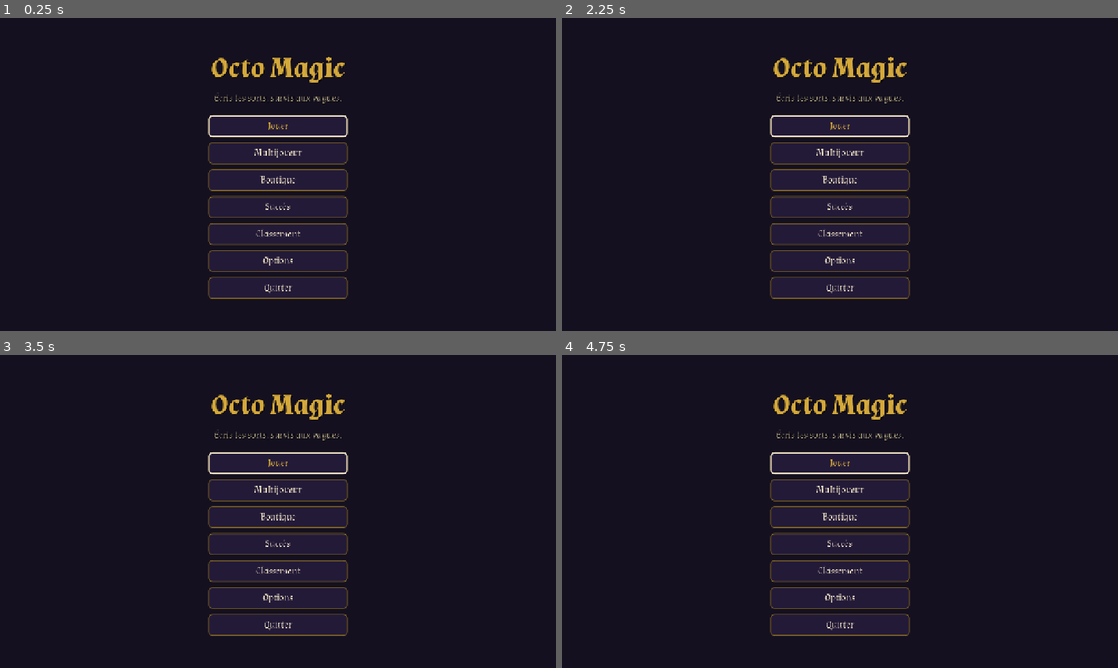
Above: before the commit, frames 1-4 (two rows, left to right).
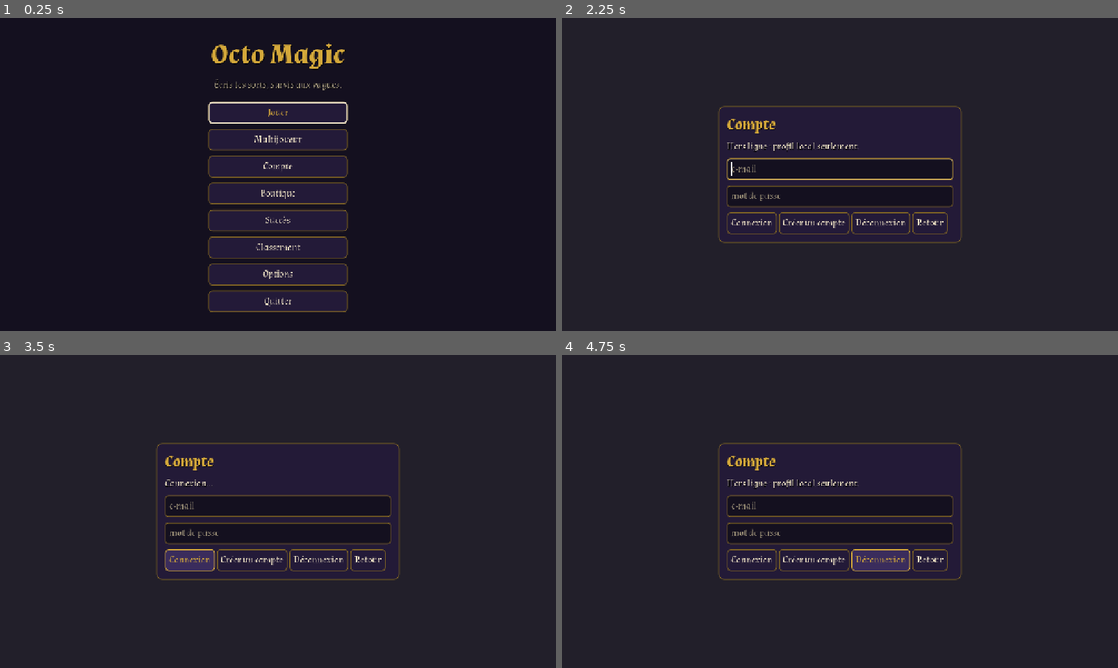
Above: after the commit, the same moments.

Repository: LeandreBl/octo-magic
Game: Godot game, scene res://game/main.tscn
Two runs of this game, one before a commit and one after it. Both use one fixed random seed, a clock stepped at 60 frames per second and the inputs below.
Inputs (mouse positions are in pixels of both pictures, inside the frame that each line leads up to):
- Up to frame 1 (0.25 s): no input
- Up to frame 2 (2.25 s): click "Multijoueur" at 0.5 s; click "Retour" at 1.25 s; click (840, 168) at 2 s, where only the run after the commit has a clickable "Compte"
- Up to frame 3 (3.5 s): click (189, 561) at 2.75 s, where only the run after the commit has a clickable "Connexion"
- Up to frame 4 (4.75 s): click (812, 561) at 3.5 s, where only the run after the commit has a clickable "Créer un compte"; click (878, 561) at 4.25 s, where only the run after the commit has a clickable "Déconnexion"

The runs differ from the first frame. In frame 1, 12% of the frame differs, in the area x 37-63%, y 7-94%; in frame 2, 8.6%; in frame 3, 8.3%; in frame 4, 8.9%.

Commit message:
Game online: Firebase login, profile and spell sync, forge through the server
game/online.gd (autoload): email/password login through the Identity
Toolkit REST API (web and native), refreshed ID tokens, session kept in
user://session.json. At login the server's profile replaces the local one
with its .spell bundles (a new account uploads the local one); every save
is pushed. The forge goes through /api/forge with the token; the lobby's
relay URL comes from the server. Server: public GET /api/config
(Firebase web API key, relay URL). Hub: provisional account panel.

Co-Authored-By: Claude Opus 5.5 <noreply@anthropic.com>

Diff:
--- /dev/null
+++ b/game/account.gd
@@ -0,0 +1,56 @@
+extends PanelContainer
+## Account screen, behind the menu's Compte button (ui/ui.gd): log in or
+## create an account (game/online.gd), log out.
+
+signal closed
+
+var info: Label
+var mail: LineEdit
+var password: LineEdit
+
+
+func _ready() -> void:
+	custom_minimum_size = Vector2(560, 0)
+	var box := VBoxContainer.new()
+	box.add_theme_constant_override("separation", 12)
+	add_child(box)
+	var title := Label.new()
+	title.theme_type_variation = "Header"
+	title.text = "Compte"
+	box.add_child(title)
+	info = Label.new()
+	info.autowrap_mode = TextServer.AUTOWRAP_WORD
+	box.add_child(info)
+	mail = LineEdit.new()
+	mail.placeholder_text = "e-mail"
+	box.add_child(mail)
+	password = LineEdit.new()
+	password.placeholder_text = "mot de passe"
+	password.secret = true
+	password.text_submitted.connect(func(_t): _login(false))
+	box.add_child(password)
+	var row := HBoxContainer.new()
+	box.add_child(row)
+	for b in [["Connexion", func(): _login(false)], ["Créer un compte", func(): _login(true)],
+			["Déconnexion", Online.logout], ["Retour", closed.emit]]:
+		var button := Button.new()
+		button.text = b[0]
+		button.pressed.connect(b[1])
+		row.add_child(button)
+	set_meta("focus", mail)
+	Online.changed.connect(_refresh)
+	_refresh()
+
+
+func _refresh() -> void:
+	info.text = ("Connecté : %s" % Online.email if Online.logged_in() else "Hors ligne : profil local seulement.") \
+		+ ("\n" + Online.status if Online.status else "")
+
+
+func _login(create: bool) -> void:
+	info.text = "Connexion…"
+	var err := await Online.login(mail.text, password.text, create)
+	password.text = ""
+	_refresh()
+	if err:
+		info.text = "Échec : " + err
--- a/game/lobby.gd
+++ b/game/lobby.gd
@@ -22,7 +22,8 @@
 	title.text = "Multijoueur (coop)"
 	box.add_child(title)
 	url_edit = LineEdit.new()
-	url_edit.text = OS.get_environment("OCTO_RELAY") if OS.get_environment("OCTO_RELAY") else main.RELAY_URL
+	url_edit.text = Online.relay_url
+	Online.changed.connect(func(): url_edit.text = Online.relay_url)  # from the server's config
 	url_edit.tooltip_text = "Adresse du relais"
 	box.add_child(url_edit)
 	var row := HBoxContainer.new()
--- a/game/main.gd
+++ b/game/main.gd
@@ -2,11 +2,11 @@
 ## The game scene. Game state lives in the autoloads: `Run` (the current run)
 ## and `Profile` (kept between runs, saved). This scene spawns waves and drops;
 ## every screen is in ui/ (ui/ui.gd), which follows the signals below. Runs
-## are fully offline. Blank scrolls found in a run are kept; between runs the
-## player writes words on them (one word per scroll, several at once)
-## and the forge server rewrites the main spell with them, cancelling
-## meaningless words (their scrolls come back). If the forge does not answer,
-## the scrolls stay for later.
+## play offline. Blank scrolls found in a run are kept; between runs the
+## player, logged in (game/online.gd), writes words on them (one word per
+## scroll, several at once) and the server's forge rewrites the main spell
+## with them, cancelling meaningless words (their scrolls come back). If the
+## forge does not answer, the scrolls stay for later.
 ##
 ## Coop (relay/relay.py, game/lobby.gd): the host runs the waves, enemies,
 ## drops and damage, spawned through a MultiplayerSpawner; each peer steers
@@ -14,12 +14,10 @@
 ## loadout. Kills and drops are shared. Solo is a host alone
 ## (OfflineMultiplayerPeer): one code path.
 
-const FORGE_URL := "http://localhost:8765/forge"
 const POLL_SECONDS := 3.0
 const Enemy := preload("res://game/enemy.gd")
 const Pickup := preload("res://game/pickup.gd")
 const Player := preload("res://game/player.gd")
-const RELAY_URL := "ws://localhost:8770"
 const ALWAYS := SceneReplicationConfig.REPLICATION_MODE_ALWAYS
 const ON_CHANGE := SceneReplicationConfig.REPLICATION_MODE_ON_CHANGE
 
@@ -326,16 +324,22 @@
 	if word.is_empty() or not can_write() \
 			or forge_http.get_http_client_status() != HTTPClient.STATUS_DISCONNECTED:
 		return
+	var auth := await Online.auth_headers()
+	if auth.is_empty():
+		forge_status = "Connecte-toi (menu principal → Compte) pour écrire les parchemins."
+		return
 	forge_status = "Envoi à la forge…"
 	var body := JSON.stringify({"spell": Profile.equipped_spells().primary, "words": word,
 		"scrolls": Profile.blank_scrolls})
-	if forge_http.request(FORGE_URL, ["Content-Type: application/json"], HTTPClient.METHOD_POST, body) != OK:
-		forge_status = "Impossible de joindre la forge (connexion requise). Tes parchemins sont gardés."
+	if forge_http.request(Online.server + "/api/forge", auth + PackedStringArray(["Content-Type: application/json"]),
+			HTTPClient.METHOD_POST, body) != OK:
+		forge_status = "Impossible de joindre la forge. Tes parchemins sont gardés."
 
 
 func _poll() -> void:
+	var auth := await Online.auth_headers()  # a forge job can outlive the ID token
 	if not forge_job.is_empty() and forge_http.get_http_client_status() == HTTPClient.STATUS_DISCONNECTED:
-		forge_http.request(FORGE_URL + "/" + forge_job)
+		forge_http.request(Online.server + "/api/forge/" + forge_job, auth)
 
 
 func _on_forge_reply(result: int, code: int, headers: PackedStringArray, data: PackedByteArray) -> void:
@@ -386,7 +390,7 @@
 		forge_status = forge_note
 		return
 	Profile.blank_scrolls += cancelled
-	Profile.add_forged(s, path)
+	Online.push_spell(Profile.add_forged(s, path), path)
 	forge_note = "Parchemin écrit : %s sera ton sort principal à la prochaine run." % s.name
 	if cancelled > 0:
 		forge_note += " %d mot(s) annulé(s) (sans sens ou pas en langue morte), parchemin(s) rendu(s)." % cancelled
--- /dev/null
+++ b/game/online.gd
@@ -0,0 +1,219 @@
+extends Node
+## Autoload `Online`: the player's account on the online server
+## (backend/server.js). Firebase email/password login through the Identity
+## Toolkit REST API, the same code on web and native. Once logged in, the
+## profile follows the account: pulled at login (the server's copy wins
+## unless it is empty), pushed on every save, forged .spell bundles with it.
+## The forge (/api/forge) and the coop relay are reached from here.
+##
+## Server URL: OCTO_SERVER, else the page's origin on web, else
+## octo/server_url in project.godot. Relay URL: OCTO_RELAY, else the
+## server's /api/config, else ws://<server host>:8770. OCTO_AUTH_EMULATOR
+## (host:port) logs in on the Firebase Auth emulator instead.
+
+signal changed
+
+const SESSION := "user://session.json"
+const SPELL_ID := "^[\\w-]{1,64}$"
+const ERRORS := {"EMAIL_EXISTS": "adresse déjà utilisée", "EMAIL_NOT_FOUND": "identifiants invalides",
+	"INVALID_PASSWORD": "identifiants invalides", "INVALID_LOGIN_CREDENTIALS": "identifiants invalides",
+	"INVALID_EMAIL": "adresse invalide", "MISSING_PASSWORD": "mot de passe manquant",
+	"WEAK_PASSWORD": "mot de passe trop court (6 caractères min.)",
+	"TOO_MANY_ATTEMPTS_TRY_LATER": "trop d'essais, réessaie plus tard", "USER_DISABLED": "compte désactivé"}
+
+var server := ""
+var identity := "https://identitytoolkit.googleapis.com/v1/accounts:"
+var secure_token := "https://securetoken.googleapis.com/v1/token?key="
+var relay_url := ""
+var api_key := ""  # Firebase web API key, from /api/config
+var email := ""
+var status := ""  # last news, for the account panel
+var _token := ""
+var _refresh := ""
+var _expires := 0.0  # unix time of _token's end
+var _pulling := false
+var _pushing := false
+var _dirty := false
+
+
+func _ready() -> void:
+	server = OS.get_environment("OCTO_SERVER")
+	if server.is_empty() and OS.has_feature("web"):
+		server = str(JavaScriptBridge.eval("location.origin"))
+	if server.is_empty():
+		server = ProjectSettings.get_setting("octo/server_url", "http://localhost:8080")
+	server = server.trim_suffix("/")
+	relay_url = OS.get_environment("OCTO_RELAY")
+	if relay_url.is_empty():
+		var host := server.get_slice("://", 1).get_slice("/", 0).get_slice(":", 0)
+		relay_url = "%s://%s:8770" % ["wss" if server.begins_with("https") else "ws", host]
+	var emulator := OS.get_environment("OCTO_AUTH_EMULATOR")
+	if emulator:
+		identity = "http://%s/identitytoolkit.googleapis.com/v1/accounts:" % emulator
+		secure_token = "http://%s/securetoken.googleapis.com/v1/token?key=" % emulator
+	Profile.saved.connect(_on_saved)
+	var s: Variant = JSON.parse_string(FileAccess.get_file_as_string(SESSION)) if FileAccess.file_exists(SESSION) else null
+	if s is Dictionary and s.get("refresh", "") != "":
+		email = str(s.get("email", ""))
+		_refresh = str(s.refresh)
+		if await _config() and not (await auth_headers()).is_empty():
+			await pull()
+		changed.emit()
+
+
+func logged_in() -> bool:
+	return not _refresh.is_empty()
+
+
+## Logs in (or creates the account), then syncs the profile. Returns an error
+## message, or "".
+func login(mail: String, password: String, create := false) -> String:
+	if api_key.is_empty() and not await _config():
+		return "serveur injoignable"
+	var r := await _http(identity + ("signUp" if create else "signInWithPassword") + "?key=" + api_key,
+		HTTPClient.METHOD_POST, {"email": mail.strip_edges(), "password": password, "returnSecureToken": true})
+	if not r.ok:
+		var e: Variant = r.json.get("error") if r.json is Dictionary else null
+		var code := str(e.get("message", "")) if e is Dictionary else ""
+		return ERRORS.get(code.get_slice(" ", 0), code if code else "serveur d'identité injoignable")
+	email = str(r.json.get("email", mail))
+	_set_session(r.json.idToken, r.json.refreshToken, r.json.expiresIn)
+	await pull()
+	changed.emit()
+	return ""
+
+
+func logout() -> void:
+	email = ""
+	_token = ""
+	_refresh = ""
+	status = ""
+	DirAccess.remove_absolute(SESSION)
+	changed.emit()
+
+
+## ["Authorization: Bearer <ID token>"], refreshed when needed; [] when logged
+## out or the session is gone.
+func auth_headers() -> PackedStringArray:
+	if not logged_in():
+		return PackedStringArray()
+	if _token.is_empty() or Time.get_unix_time_from_system() > _expires - 60.0:
+		var r := await _http(secure_token + api_key, HTTPClient.METHOD_POST,
+			"grant_type=refresh_token&refresh_token=" + _refresh.uri_encode(),
+			["Content-Type: application/x-www-form-urlencoded"])
+		if r.code == 400:  # revoked or expired: log in again
+			logout()
+			status = "Session expirée, reconnecte-toi."
+		if not r.ok:
+			return PackedStringArray()
+		_set_session(r.json.id_token, r.json.refresh_token, r.json.expires_in)
+	return PackedStringArray(["Authorization: Bearer " + _token])
+
+
+## GET/PUT on the server's /api, logged in. Body: a Dictionary (JSON) or bytes.
+func api(path: String, method := HTTPClient.METHOD_GET, body: Variant = null) -> Dictionary:
+	var headers := await auth_headers()
+	if headers.is_empty():
+		return {"ok": false, "code": 401, "body": PackedByteArray(), "json": null}
+	return await _http(server + path, method, body, headers)
+
+
+## The server's profile replaces the local one, with its spell bundles; a new
+## account gets the local profile instead.
+func pull() -> void:
+	var r := await api("/api/profile")
+	if not r.ok or not r.json is Dictionary:
+		status = "Profil non synchronisé (serveur injoignable)."
+		return
+	var d: Dictionary = r.json
+	if d.is_empty():
+		_push()
+		for f in Profile.forged:
+			if FileAccess.file_exists(f.file):
+				api("/api/spells/" + f.id, HTTPClient.METHOD_PUT, FileAccess.get_file_as_bytes(f.file))
+		status = "Profil envoyé sur le serveur."
+		return
+	var forged: Array = d.get("forged") if d.get("forged") is Array else []
+	DirAccess.make_dir_recursive_absolute("user://spells")
+	for f in forged:
+		if not f is Dictionary or not RegEx.create_from_string(SPELL_ID).search(str(f.get("id"))):
+			continue
+		f.file = "user://spells/%s.spell" % f.id  # never a path from the server
+		# Always fetched: a local file of that name may be another account's.
+		var b := await api("/api/spells/" + f.id)
+		if b.ok and b.body.slice(0, 2).get_string_from_ascii() == "PK":
+			var file := FileAccess.open(f.file, FileAccess.WRITE)
+			file.store_buffer(b.body)
+			file.close()
+		else:
+			DirAccess.remove_absolute(f.file)  # the spell falls back to its JSON, without art
+	_pulling = true
+	Profile.apply(d)
+	Profile.save()
+	_pulling = false
+	status = "Profil synchronisé."
+
+
+## A forged spell's bundle, to the server (the profile follows on its save).
+func push_spell(id: String, path: String) -> void:
+	if logged_in():
+		api("/api/spells/" + id, HTTPClient.METHOD_PUT, FileAccess.get_file_as_bytes(path))
+
+
+func _on_saved() -> void:
+	if logged_in() and not _pulling:
+		_push()
+
+
+## One PUT at a time, the last save wins.
+func _push() -> void:
+	if _pushing:
+		_dirty = true
+		return
+	_pushing = true
+	_dirty = true
+	while _dirty:
+		_dirty = false
+		var r := await api("/api/profile", HTTPClient.METHOD_PUT, Profile.to_dict())
+		status = "Profil synchronisé." if r.ok else "Profil non synchronisé (serveur injoignable)."
+	_pushing = false
+
+
+func _config() -> bool:
+	var r := await _http(server + "/api/config")
+	if not r.ok or not r.json is Dictionary:
+		return false
+	api_key = str(r.json.get("firebaseApiKey", ""))
+	if r.json.get("relayUrl") and OS.get_environment("OCTO_RELAY").is_empty():
+		relay_url = str(r.json.relayUrl)
+	changed.emit()
+	return not api_key.is_empty()
+
+
+func _set_session(token: String, refresh: String, expires_in: Variant) -> void:
+	_token = token
+	_refresh = refresh
+	_expires = Time.get_unix_time_from_system() + float(expires_in)
+	var f := FileAccess.open(SESSION, FileAccess.WRITE)
+	f.store_string(JSON.stringify({"email": email, "refresh": _refresh}))
+
+
+## One request: {ok (200), code, body, json (or null)}.
+func _http(url: String, method := HTTPClient.METHOD_GET, body: Variant = null, headers := PackedStringArray()) -> Dictionary:
+	var req := HTTPRequest.new()
+	req.timeout = 20.0
+	add_child(req)
+	var err: int
+	if body is PackedByteArray:
+		err = req.request_raw(url, headers + PackedStringArray(["Content-Type: application/octet-stream"]), method, body)
+	elif body is Dictionary:
+		err = req.request(url, headers + PackedStringArray(["Content-Type: application/json"]), method, JSON.stringify(body))
+	else:
+		err = req.request(url, headers, method, str(body) if body != null else "")
+	var r: Array = [HTTPRequest.RESULT_CANT_CONNECT, 0, [], PackedByteArray()]
+	if err == OK:
+		r = await req.request_completed
+	req.queue_free()
+	var json := JSON.new()
+	var parsed: Variant = json.data if json.parse(r[3].get_string_from_utf8()) == OK else null
+	return {"ok": r[0] == HTTPRequest.RESULT_SUCCESS and r[1] == 200, "code": r[1], "body": r[3], "json": parsed}
--- a/game/profile.gd
+++ b/game/profile.gd
@@ -5,9 +5,13 @@
 ## The UI reads these fields and calls the methods; logic stays here.
 
 signal changed
+signal saved  # written to disk (game/online.gd pushes it to the server)
 
 const PATH := "user://profile.json"
 const MAX_SCORES := 10
+## What is saved, locally and on the server.
+const FIELDS := ["gold", "blank_scrolls", "owned", "equipped", "bonuses", "look", "stats",
+	"achievements", "scores", "spells", "forged"]
 
 ## Base stats of the mage; items and bonuses add to them. damage/speed/gold/xp
 ## are fractions (+0.1 = +10 %).
@@ -89,8 +93,16 @@
 func load_profile(p := PATH) -> void:
 	path = p
 	var d: Variant = JSON.parse_string(FileAccess.get_file_as_string(path)) if FileAccess.file_exists(path) else null
-	if not d is Dictionary:
-		return
+	if d is Dictionary:
+		apply(d)
+
+
+## Replaces the whole profile with `d` (a save, or the server's copy), sanitized.
+func apply(d: Dictionary) -> void:
+	var fresh: Node = get_script().new()
+	for k in FIELDS:
+		set(k, fresh.get(k))
+	fresh.free()
 	gold = maxi(0, int(d.get("gold", 0)))
 	blank_scrolls = maxi(0, int(d.get("blank_scrolls", 0)))
 	for id in _dict(d.get("owned")):
@@ -128,12 +140,18 @@
 	changed.emit()
 
 
+func to_dict() -> Dictionary:
+	var d := {"version": 1}
+	for k in FIELDS:
+		d[k] = get(k)
+	return d
+
+
 func save() -> void:
 	var f := FileAccess.open(path, FileAccess.WRITE)
 	if f:
-		f.store_string(JSON.stringify({"version": 1, "gold": gold, "blank_scrolls": blank_scrolls,
-			"owned": owned, "equipped": equipped, "bonuses": bonuses, "look": look, "stats": stats,
-			"achievements": achievements, "scores": scores, "spells": spells, "forged": forged}, " "))
+		f.store_string(JSON.stringify(to_dict(), " "))
+	saved.emit()
 
 
 static func _dict(v: Variant) -> Dictionary:
--- a/project.godot
+++ b/project.godot
@@ -10,6 +10,7 @@
 
 Profile="*res://game/profile.gd"
 Run="*res://game/run.gd"
+Online="*res://game/online.gd"
 
 [display]
 window/size/viewport_width=1280
--- a/tests/test_game.gd
+++ b/tests/test_game.gd
@@ -128,6 +128,11 @@
 		check(q.get(k) == p.get(k), "%s saved" % k)
 	check(q.achievements == p.achievements, "achievements saved")
 	check(q.equipped_spells().primary.name == Spell.base().name, "forged spell restored from its JSON")
+	# The server's copy replaces the profile, nothing doubled.
+	q.apply(p.to_dict())
+	check(q.scores.size() == 2 and q.forged.size() == 1 and q.gold == p.gold, "profile replaced by a copy")
+	q.apply({})
+	check(q.gold == 0 and q.scores.is_empty() and q.spells.primary == "fireball", "empty copy resets")
 	# A corrupt save is ignored, not fatal.
 	var f := FileAccess.open(path, FileAccess.WRITE)
 	f.store_string('{"gold": "lots", "equipped": {"robe": "robe_archmage"}, "bonuses": {"power": 99}, "spells": {"primary": "nope"}}')
--- a/ui/ui.gd
+++ b/ui/ui.gd
@@ -5,7 +5,8 @@
 ## in coop it only stops between runs.
 ## UI is drawn at screen resolution (not pixel-art scaled), scaled by the
 ## "UI size" option. Data comes from the Run and Profile autoloads.
-## The multiplayer screen is the coop lobby (game/lobby.gd).
+## The multiplayer screen is the coop lobby (game/lobby.gd), the account
+## screen game/account.gd.
 
 const UITheme := preload("res://ui/theme.gd")
 
@@ -56,6 +57,12 @@
 	lobby_screen.add_child(lobby)
 	screens.multiplayer = add_screen(lobby_screen)
 	lobby_screen.set_meta("focus", lobby.get_meta("focus"))  # set in its _ready
+	var account := preload("res://game/account.gd").new()
+	account.closed.connect(back)
+	var account_screen := CenterContainer.new()
+	account_screen.add_child(account)
+	screens.account = add_screen(account_screen)
+	account_screen.set_meta("focus", account.get_meta("focus"))
 	var shop := preload("res://ui/shop.gd").new()
 	shop.main = main
 	shop.closed.connect(back)
@@ -184,7 +191,7 @@
 	sub.add_theme_color_override("font_color", UITheme.TEXT_DIM)
 	box.add_child(sub)
 	box.add_child(Control.new())  # spacer
-	var items := [["Jouer", _play], ["Multijoueur", open.bind("multiplayer")],
+	var items := [["Jouer", _play], ["Multijoueur", open.bind("multiplayer")], ["Compte", open.bind("account")],
 		["Boutique", open.bind("shop")], ["Succès", open.bind("achievements")],
 		["Classement", open.bind("leaderboard")], ["Options", open.bind("options")]]
 	if not OS.has_feature("web"):
Not shown, changed: docker-compose.yml
Not shown, added: game/account.gd.uid
Not shown, added: game/online.gd.uid
Not shown, changed: example.env
